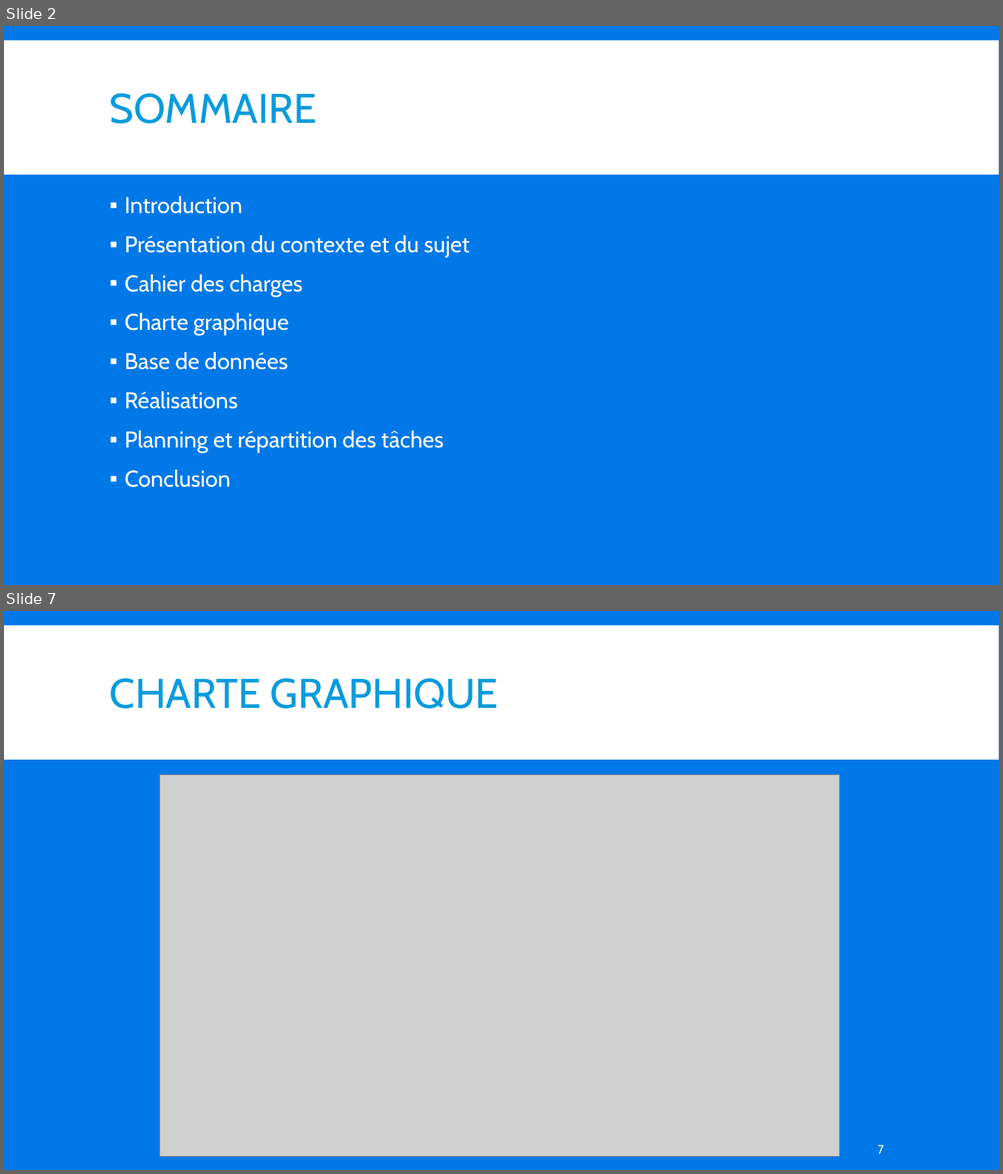
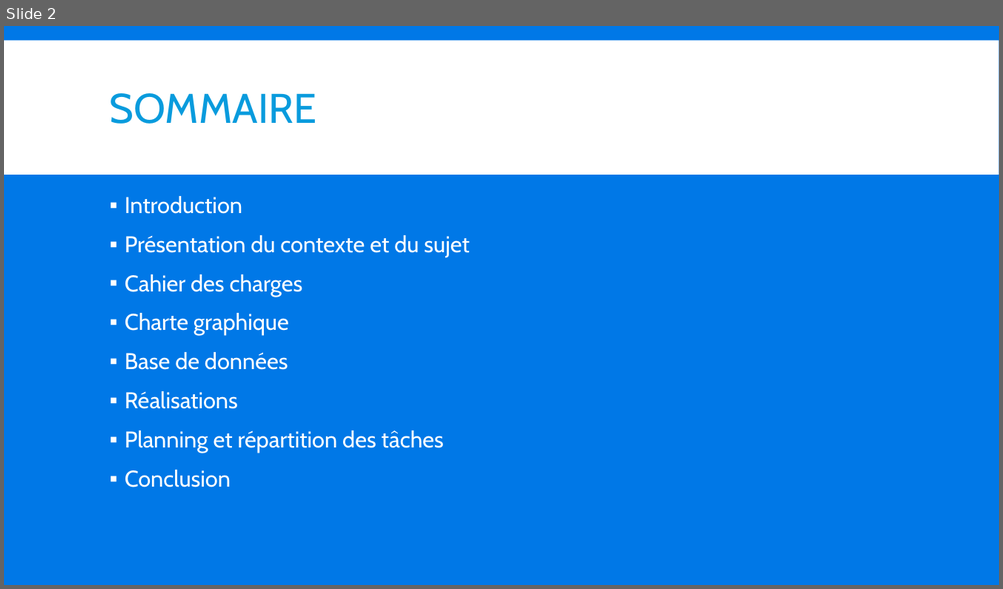
Before and after one commit to RetroAsh/CoEtu, a slide deck: rapports/Freetu.pptx. Shown one above the other, each under a label of ours: slides 2 and 7 before the commit, slide 2 after it; the slides between them are not shown. The pictures are 1003x1174 and 1003x589 pixels, drawn with LibreOffice and Linux fonts; fonts in the diff are those of the drawing; grey boxes stand for pictures. Boxes give left, top, right and bottom in pixels: in the first picture for what was removed or moved away, otherwise in the second. Text is boxed around its words. In the diff, an @@ line names an element or a change of style, - is before the commit and + after.

```diff
--- a/rapports/Freetu.pptx
+++ b/rapports/Freetu.pptx
@@ slide 7 removed at <box>4,611,999,1170</box>, background #0078E7; not listed: 1 template element that a slide beside it also shows @@
@@ title removed at <box>110,678,498,709</box> @@
-CHARTE GRAPHIQUE
@@ picture removed at <box>160,775,839,1156</box> @@
@@ page number removed at <box>877,1145,883,1154</box> @@
-7
```
Also in this commit, not shown: 7 slides changed, 5 slides added, 1 other slide removed, 3 other files.
